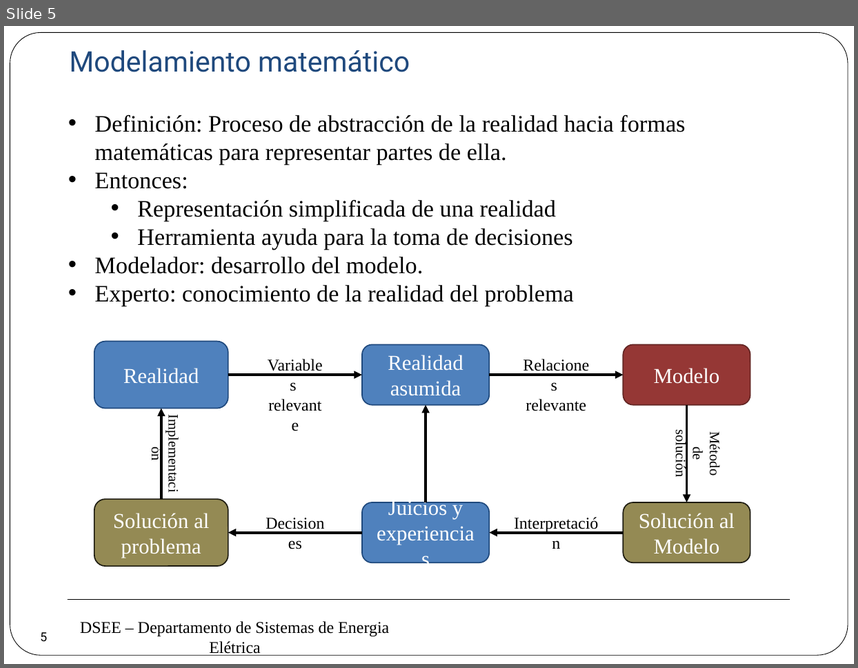
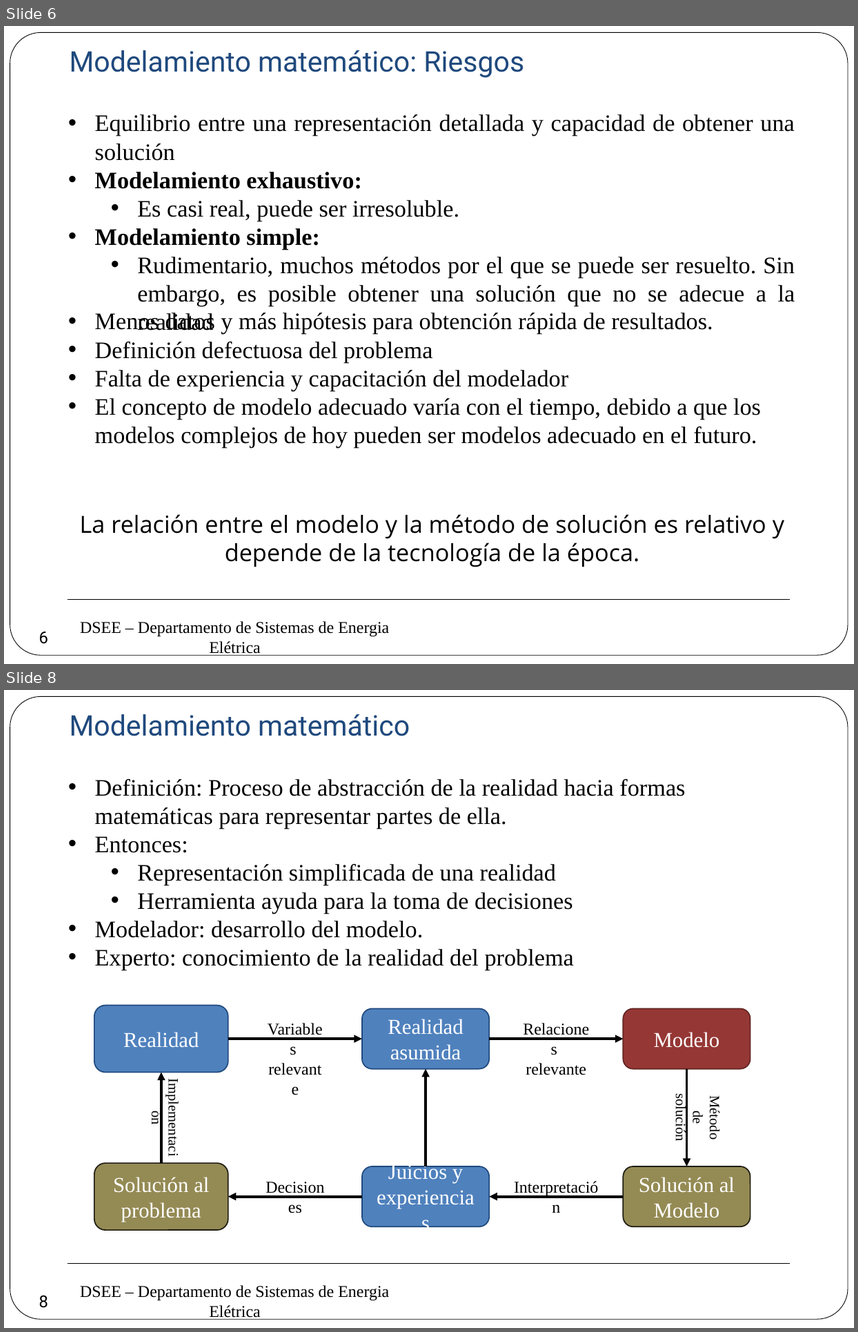
Before and after one commit to erikfilias/Power-Systems-Optimization-using-Julia-Language, a slide deck: 1. Lectures/Introducción a la Optimización aplicada a Sistemas de Energía Eléctrica/Dia 1/2. Modelamiento & Optimización.pptx. Shown one above the other, each under a label of ours: slide 5 before the commit, slides 6 and 8 after it; the slides between them are not shown. The pictures are 858x668 and 858x1332 pixels, drawn with LibreOffice and Linux fonts; fonts in the diff are those of the drawing; background and template pictures are left out. Boxes give left, top, right and bottom in pixels: in the first picture for what was removed or moved away, otherwise in the second. Text is boxed around its words. In the diff, an @@ line names an element or a change of style, - is before the commit and + after.

```diff
--- a/1. Lectures/Introducción a la Optimización aplicada a Sistemas de Energía Eléctrica/Dia 1/2. Modelamiento & Optimización.pptx
+++ b/1. Lectures/Introducción a la Optimización aplicada a Sistemas de Energía Eléctrica/Dia 1/2. Modelamiento & Optimización.pptx
@@ slide 6 added at (4,26,854,664), background #FFFFFF; not listed: 3 template elements that a slide beside it also shows @@
@@ text added at (70,50,524,78), 24 pt, text #1F497D @@
+Modelamiento matemático: Riesgos
@@ text added at (95,114,795,330), 20 pt, text #000000 @@
+• Equilibrio entre una representación detallada y capacidad de obtener una solución
+• Modelamiento exhaustivo:
+  • Es casi real, puede ser irresoluble.
+• Modelamiento simple:
+  • Rudimentario, muchos métodos por el que se puede ser resuelto. Sin embargo, es posible obtener una solución que no se adecue a la realidad
@@ text added at (95,312,761,448), 20 pt, text #000000 @@
+• Menos datos y más hipótesis para obtención rápida de resultados.
+• Definición defectuosa del problema
+• Falta de experiencia y capacitación del modelador
+• El concepto de modelo adecuado varía con el tiempo, debido a que los modelos complejos de hoy pueden ser modelos adecuado en el futuro.
@@ text added at (80,514,784,567), 20 pt, text #000000 @@
+La relación entre el modelo y la método de solución es relativo y depende de la tecnología de la época.
@@ page number added at (27,620,60,653), 14 pt, text #000000 @@
+6
@@ what was slide 5 is now slide 8 @@
@@ page number at (39,1294,48,1308): text changed; size 10.5 to 14 pt @@
-5
+8
```
Also in this commit, not shown: 1 slide changed, 1 other slide added.
